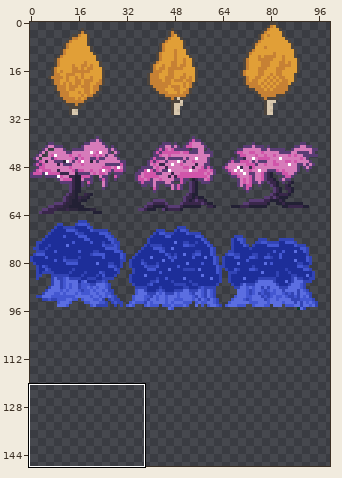
File history of a pixel-art file, assets/textures/trees.aseprite. The picture above shows the old version from afar; the outline marks the close-up.
Close-up. Old version:
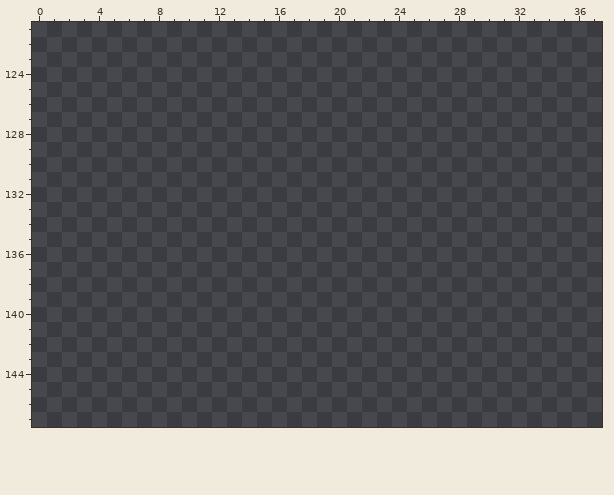
512x512 pixels, 1 frame. Shown: x 0..37, y 121..147. The wide view leaves out empty margins.
Once edited:
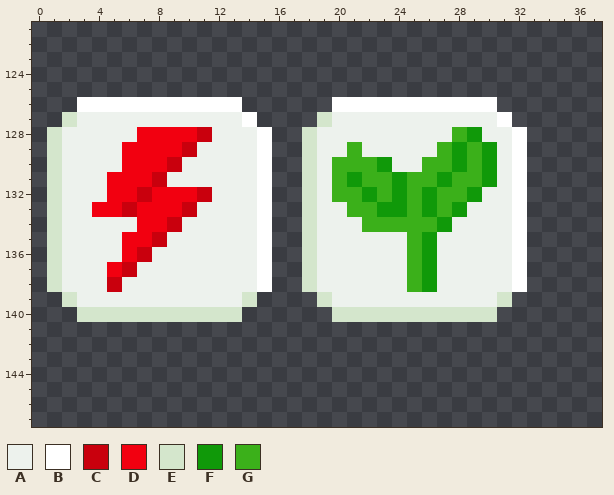
Palette (. is transparent): A #edf2ed  B #ffffff  C #c9000d  D #f20010  E #d4e6cc  F #109909  G #3bb01a
The edit:
layer "Layer 4" added
--- layer "Layer 4"
@@ x 0..37 @@
 125 ......................................
-126 ......................................
-127 ......................................
-128 ......................................
-129 ......................................
-130 ......................................
-131 ......................................
-132 ......................................
-133 ......................................
-134 ......................................
-135 ......................................
-136 ......................................
-137 ......................................
-138 ......................................
-139 ......................................
-140 ......................................
+126 ...BBBBBBBBBBB......BBBBBBBBBBB.......
+127 ..EAAAAAAAAAAAB....EAAAAAAAAAAAB......
+128 .EAAAAADDDDCAAAB..EAAAAAAAAAGFAAB.....
+129 .EAAAADDDDCAAAAB..EAAGAAAAAGFGFAB.....
+130 .EAAAADDDCAAAAAB..EAGGGFAAGGFGFAB.....
+131 .EAAADDDCAAAAAAB..EAGFGGFGGFGGFAB.....
+132 .EAAADDCDDDCAAAB..EAGGFGFGFGGFAAB.....
+133 .EAADDCDDDCAAAAB..EAAGGFFGFGFAAAB.....
+134 .EAAAAADDCAAAAAB..EAAAGGGGGFAAAAB.....
+135 .EAAAADDCAAAAAAB..EAAAAAAGFAAAAAB.....
+136 .EAAAADCAAAAAAAB..EAAAAAAGFAAAAAB.....
+137 .EAAADCAAAAAAAAB..EAAAAAAGFAAAAAB.....
+138 .EAAACAAAAAAAAAB..EAAAAAAGFAAAAAB.....
+139 ..EAAAAAAAAAAAE....EAAAAAAAAAAAE......
+140 ...EEEEEEEEEEE......EEEEEEEEEEE.......
 141 ......................................
Pixel boxes of the changes (left, top, right, bottom) in both close-ups:
added: (47, 97, 527, 322)
